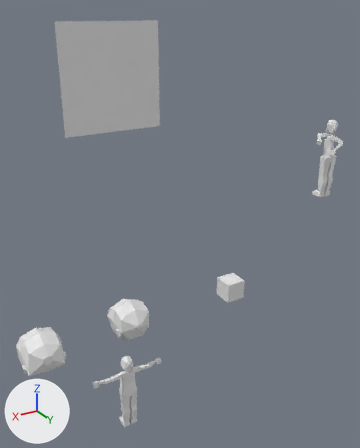
The glTF model template_psx_charter.glb as it was, and as the next commit left it.
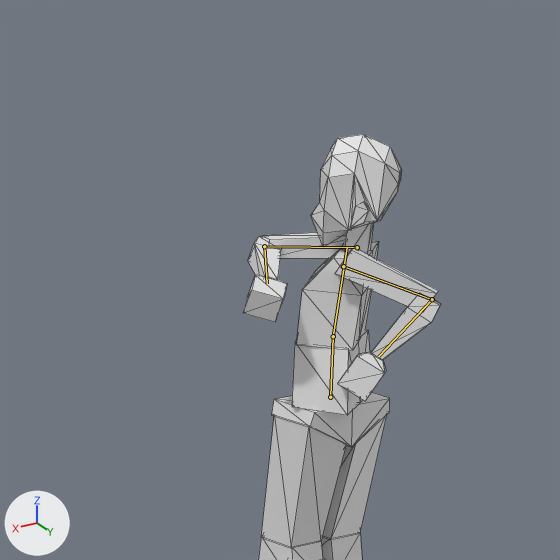
Each version appears first whole from a camera (50 mm lens) standing at (9.88, 8.94, 4.59) and looking at (4.43, -0.15, 0.04), and next in a close-up on the part from 79% to 100% of the width and 22% to 40% of the height. Every picture has the same lights, and +X, +Y and +Z are marked at lower left. Both versions are drawn at frame 3 of the action 'shot arms L'; the numbers are the values there. The bones that change are drawn over the model as lines in the close-ups. The close-ups show mesh edges as thin lines.
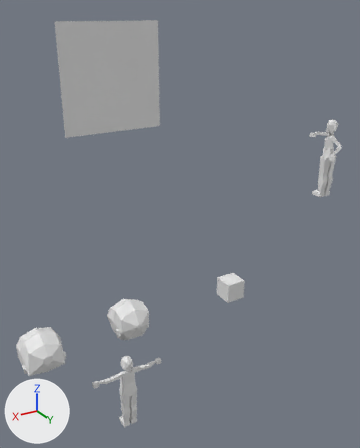
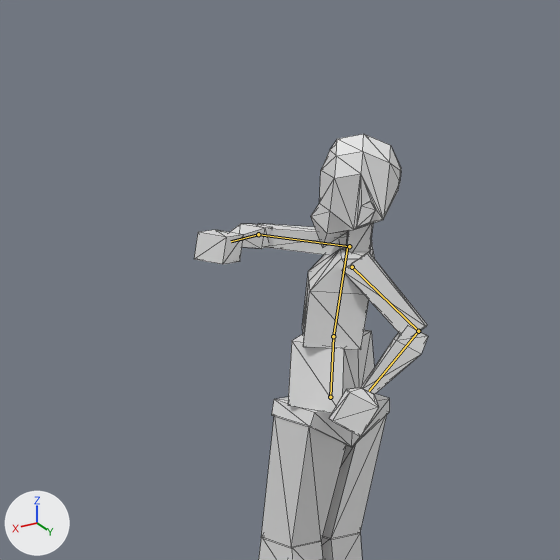
Where the change shows, as pixel boxes (x1, y1, x2, y2) in the close-ups (560 x 560 px):
'head_1.001', posed
    before: (311, 134, 402, 247)
    after: (311, 134, 401, 248)
'Cube', posed (13% narrower)
    before: (296, 241, 379, 350)
    after: (302, 240, 374, 350)
'Cube.002', posed (10% wider)
    before: (292, 329, 370, 415)
    after: (288, 330, 374, 413)
'Cube.010', posed (18% narrower, 38% taller)
    before: (335, 247, 439, 306)
    after: (342, 252, 427, 334)
'Cube.011', posed
    before: (370, 294, 440, 360)
    after: (362, 325, 428, 394)
'Cube.015', posed (16% wider, 27% shorter)
    before: (244, 275, 287, 322)
    after: (194, 230, 244, 264)
'Cube.012', posed
    before: (338, 352, 386, 401)
    after: (329, 387, 379, 436)
'Cube.013', posed (22% taller)
    before: (262, 233, 346, 259)
    after: (258, 223, 347, 255)
'Cube.014', posed
    before: (248, 236, 281, 280)
    after: (231, 224, 273, 249)
'Cube.016', posed (10% narrower)
    before: (344, 223, 374, 252)
    after: (346, 224, 373, 252)
bone 'spine.002', root to tip
    before: (333, 336) to (347, 247)
    after: (333, 336) to (347, 246)
bone 'upper_arm.L', root to tip
    before: (343, 266) to (432, 299)
    after: (352, 267) to (418, 331)
bone 'forearm.L', root to tip
    before: (432, 299) to (378, 356)
    after: (418, 331) to (369, 391)
bone 'upper_arm.R', root to tip
    before: (357, 247) to (264, 246)
    after: (349, 246) to (258, 234)
bone 'forearm.R', root to tip
    before: (264, 246) to (267, 283)
    after: (258, 234) to (231, 241)

What the commit changed:
Bone 'spine.001' (bone_spine_001) turns from (-1, 30, -2) to (0, 25, -2) degrees about its own x, y and z.
Bone 'spine.002' (bone_spine_002) turns from (0, 5, 0) to (0, 20, 1) degrees about its own x, y and z.
Bone 'upper_arm.L' (bone_upper_arm_l) turns from (-74, 11, -85) to (-49, 18, -82) degrees about its own x, y and z.
Bone 'forearm.L' (bone_forearm_l) turns from (91, -4, 0) to (65, -9, -5) degrees about its own x, y and z.
Bone 'upper_arm.R' (bone_upper_arm_r) turns from (116, -2, 2) to (106, 5, 4) degrees about its own x, y and z.
Bone 'forearm.R' (bone_forearm_r) turns from (71, -22, -5) to (43, 3, 1) degrees about its own x, y and z.
